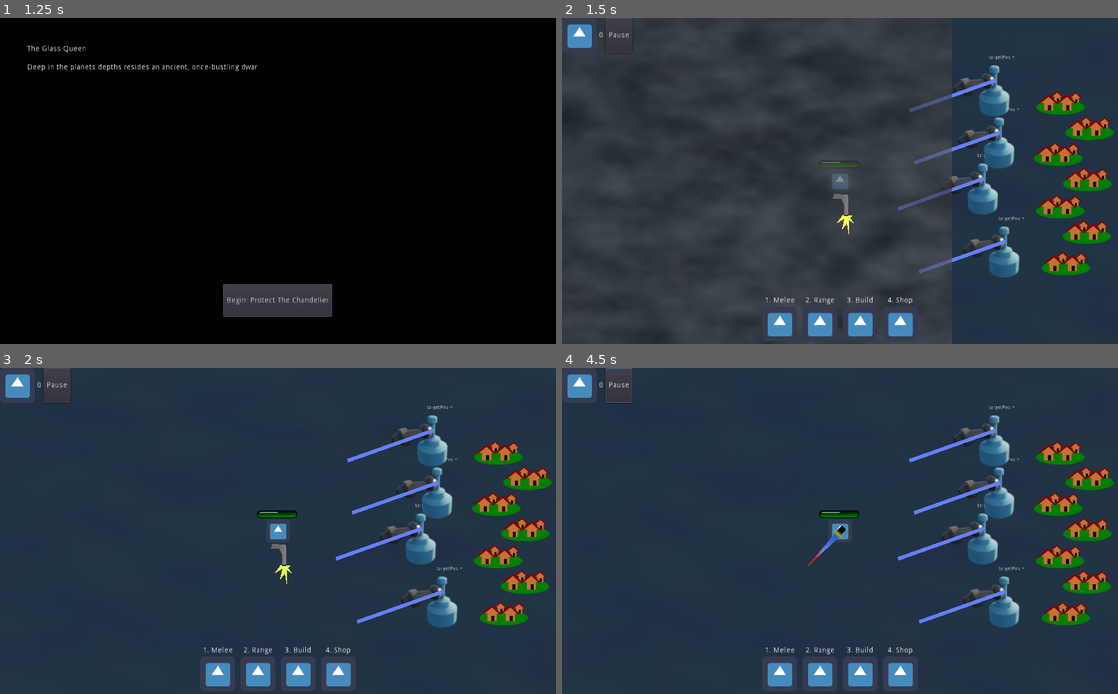
Above: before the commit, frames 1-4 (two rows, left to right).
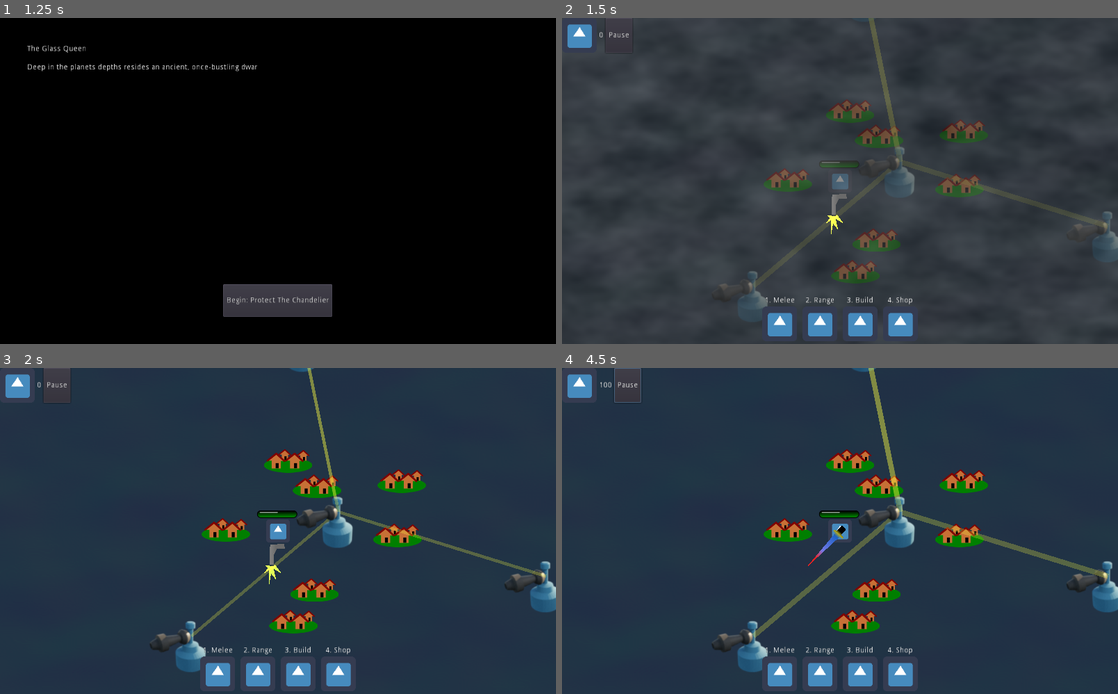
Above: after the commit, the same moments.

Repository: smclaughlan/GWJ52
Game: Godot game, scene res://Main.tscn
Same seed, same stepped clock (60 frames per second), same inputs: the game is played once before the commit and once after it. The engine's default icon, where the game draws it, is replaced by a stand-in: a white triangle on a blue panel in a dark square.
Inputs (mouse positions are in pixels of both pictures, inside the frame that each line leads up to):
- Up to frame 1 (1.25 s): click "Play" at 0.5 s
- Up to frame 2 (1.5 s): click "Begin: Protect The Chandelier" at 1.25 s
- Up to frame 3 (2 s): no input
- Up to frame 4 (4.5 s): click (778, 674) at 2.02 s; click "Pause" at 2.75 s; click (840, 540) at 3.5 s, where only the run after the commit has a clickable "Free Money!"; click "Resume" at 4.25 s

Frame 1 is identical in both runs. In frame 2, 13% of the frame differs, in the area x 10-100%, y 0-100%; in frame 3, 12%; in frame 4, 12%.

Commit message:
towers have wires
they don't do anything yet, but they're connected

Diff:
--- /dev/null
+++ b/GodotProject/Scenes/Battle/Battle.gd
@@ -0,0 +1,16 @@
+extends Node2D
+
+
+# Declare member variables here. Examples:
+# var a = 2
+# var b = "text"
+
+
+# Called when the node enters the scene tree for the first time.
+func _ready():
+	pass # Replace with function body.
+
+
+# Called every frame. 'delta' is the elapsed time since the previous frame.
+#func _process(delta):
+#	pass
--- a/GodotProject/Scenes/Battle/Battle.tscn
+++ b/GodotProject/Scenes/Battle/Battle.tscn
@@ -6,6 +6,7 @@
 [ext_resource path="res://Scenes/Region/Village.tscn" type="PackedScene" id=4]
 [ext_resource path="res://Scenes/Resources/Currency.tscn" type="PackedScene" id=5]
 [ext_resource path="res://Scenes/Battle/PickableObjectSpawner.tscn" type="PackedScene" id=6]
+[ext_resource path="res://Scenes/Battle/Battle.gd" type="Script" id=7]
 
 [sub_resource type="CanvasItemMaterial" id=3]
 
@@ -20,9 +21,9 @@
 noise = SubResource( 1 )
 
 [sub_resource type="NavigationPolygon" id=4]
-vertices = PoolVector2Array( 13, 12, 1011, 11, 1015, 591, 6, 592 )
+vertices = PoolVector2Array( -1394, -689, 2567, -697, 2561, 1592, -1397, 1601 )
 polygons = [ PoolIntArray( 0, 1, 2, 3 ) ]
-outlines = [ PoolVector2Array( 13, 12, 1011, 11, 1015, 591, 6, 592 ) ]
+outlines = [ PoolVector2Array( -1394, -689, 2567, -697, 2561, 1592, -1397, 1601 ) ]
 
 [sub_resource type="RectangleShape2D" id=5]
 extents = Vector2( 2042, 29 )
@@ -31,6 +32,7 @@
 extents = Vector2( 61, 1789 )
 
 [node name="Battle" type="Node2D"]
+script = ExtResource( 7 )
 
 [node name="FloorTexture" type="Sprite" parent="."]
 self_modulate = Color( 0.262745, 0.403922, 0.27451, 1 )
@@ -42,16 +44,16 @@
 centered = false
 
 [node name="Player" parent="." instance=ExtResource( 2 )]
-position = Vector2( 1751, 400 )
+position = Vector2( 744, 369 )
 
 [node name="CreepSpawner" parent="." instance=ExtResource( 3 )]
-position = Vector2( -43, 144 )
+position = Vector2( -847, -182 )
 
 [node name="CreepSpawner2" parent="." instance=ExtResource( 3 )]
-position = Vector2( -88, 659 )
+position = Vector2( -735, 1200 )
 
 [node name="CreepSpawner3" parent="." instance=ExtResource( 3 )]
-position = Vector2( -151, 395 )
+position = Vector2( 2130, 63 )
 
 [node name="NavigationPolygonInstance" type="NavigationPolygonInstance" parent="."]
 navpoly = SubResource( 4 )
@@ -59,7 +61,7 @@
 [node name="NavigationAgent2D" type="NavigationAgent2D" parent="NavigationPolygonInstance"]
 
 [node name="Village" parent="." instance=ExtResource( 4 )]
-position = Vector2( 2375, 628 )
+position = Vector2( 787, 619 )
 
 [node name="InvisibleWalls" type="Node2D" parent="."]
 
@@ -106,3 +108,5 @@
 [node name="PickableObjectSpawner" parent="." instance=ExtResource( 6 )]
 
 [node name="Currency" parent="." instance=ExtResource( 5 )]
+
+[node name="Towers" type="YSort" parent="."]
--- a/GodotProject/Scenes/Menus/PauseMenuPopupDialog.gd
+++ b/GodotProject/Scenes/Menus/PauseMenuPopupDialog.gd
@@ -22,3 +22,7 @@
 func _on_QuitButton_pressed():
 	Global.resume()
 	Global.stage_manager.return_to_main()
+
+
+func _on_FreeMoneyButton_pressed():
+	Global.currency_tracker.update_amount(100)
--- a/GodotProject/Scenes/Menus/PauseMenuPopupDialog.tscn
+++ b/GodotProject/Scenes/Menus/PauseMenuPopupDialog.tscn
@@ -47,7 +47,7 @@
 [node name="MarginContainer" type="MarginContainer" parent="MarginContainer/VBoxContainer"]
 margin_top = 38.0
 margin_right = 280.0
-margin_bottom = 150.0
+margin_bottom = 89.0
 size_flags_horizontal = 3
 size_flags_vertical = 3
 custom_constants/margin_right = 10
@@ -59,7 +59,7 @@
 margin_left = 10.0
 margin_top = 10.0
 margin_right = 270.0
-margin_bottom = 102.0
+margin_bottom = 41.0
 
 [node name="Audio" type="HBoxContainer" parent="MarginContainer/VBoxContainer/MarginContainer/Settings"]
 margin_right = 260.0
@@ -82,6 +82,20 @@
 step = 0.1
 value = 0.5
 
+[node name="SecretDebugOptions" type="VBoxContainer" parent="MarginContainer/VBoxContainer"]
+margin_left = 65.0
+margin_top = 99.0
+margin_right = 215.0
+margin_bottom = 150.0
+rect_min_size = Vector2( 150, 0 )
+size_flags_horizontal = 6
+size_flags_vertical = 3
+
+[node name="FreeMoneyButton" type="Button" parent="MarginContainer/VBoxContainer/SecretDebugOptions"]
+margin_right = 150.0
+margin_bottom = 20.0
+text = "Free Money!"
+
 [node name="HBoxContainer" type="HBoxContainer" parent="MarginContainer/VBoxContainer"]
 margin_top = 160.0
 margin_right = 280.0
@@ -102,5 +116,6 @@
 text = "Quit Game"
 
 [connection signal="value_changed" from="MarginContainer/VBoxContainer/MarginContainer/Settings/Audio/VolumeSlider" to="." method="_on_VolumeSlider_value_changed"]
+[connection signal="pressed" from="MarginContainer/VBoxContainer/SecretDebugOptions/FreeMoneyButton" to="." method="_on_FreeMoneyButton_pressed"]
 [connection signal="pressed" from="MarginContainer/VBoxContainer/HBoxContainer/ResumeButton" to="." method="_on_ResumeButton_pressed"]
 [connection signal="pressed" from="MarginContainer/VBoxContainer/HBoxContainer/QuitButton" to="." method="_on_QuitButton_pressed"]
--- a/GodotProject/Scenes/Objects/Tools/ConstructionWrench.gd
+++ b/GodotProject/Scenes/Objects/Tools/ConstructionWrench.gd
@@ -19,6 +19,8 @@
 signal tower_built
 
 func _ready():
+	var delay_let_ancestors_initialize_first = get_tree().create_timer(0.1)
+	yield(delay_let_ancestors_initialize_first, "timeout")
 	connect("tower_built", Global.currency_tracker, "update_amount")
 
 
--- /dev/null
+++ b/GodotProject/Scenes/Objects/Towers/LightWire.gd
@@ -0,0 +1,17 @@
+extends Line2D
+
+
+export var default_width : float = 10.0
+export var frequency : float = 5.0
+var elapsed_time : float = 0.0
+
+# Called when the node enters the scene tree for the first time.
+func _ready():
+	pass # Replace with function body.
+
+
+# Called every frame. 'delta' is the elapsed time since the previous frame.
+func _process(delta):
+	elapsed_time += delta
+
+	set_width(default_width + (sin(elapsed_time * frequency)*(default_width/2.0)))
--- /dev/null
+++ b/GodotProject/Scenes/Objects/Towers/LightWire.tscn
@@ -0,0 +1,9 @@
+[gd_scene load_steps=2 format=2]
+
+[ext_resource path="res://Scenes/Objects/Towers/LightWire.gd" type="Script" id=1]
+
+[node name="LightWire" type="Line2D"]
+default_color = Color( 1, 0.960784, 0.4, 1 )
+script = ExtResource( 1 )
+
+[node name="PulseTimer" type="Timer" parent="."]
--- a/GodotProject/Scenes/Objects/Towers/TowerBase.gd
+++ b/GodotProject/Scenes/Objects/Towers/TowerBase.gd
@@ -14,7 +14,10 @@
 func init(turret_type):
 	var new_turret = tower_turret_scene.instance()
 	new_turret.global_position = global_position
-	Global.current_map.add_child(new_turret)
+	if Global.current_map.has_node("Towers"):
+		Global.current_map.get_node("Towers").add_child(new_turret)
+	else:
+		Global.current_map.add_child(new_turret)
 	var default_turret_range = 30
 	new_turret.init(turret_type, default_turret_range)
 
--- a/GodotProject/Scenes/Objects/Towers/TowerBase.tscn
+++ b/GodotProject/Scenes/Objects/Towers/TowerBase.tscn
@@ -16,4 +16,6 @@
 polygon = PoolVector2Array( -67, 45, -44, 28, -12, 24, 21, 26, 45, 31, 66, 38, 70, 47, 71, 59, 64, 68, 36, 76, 12, 76, -14, 75, -37, 76, -62, 72, -70, 56, -68, 47 )
 
 [node name="CollisionPolygon2D" type="CollisionPolygon2D" parent="."]
-polygon = PoolVector2Array( -70, -70, 71, -70, 73, 72, -70, 71 )
+position = Vector2( -1, 38 )
+rotation = 1.57079
+polygon = PoolVector2Array( 5.00001, -4.99999, 18.0001, -35, 46.0001, -35.9999, 58, 17.0001, 38.9999, 62.0001, 11.9999, 60 )
--- a/GodotProject/Scenes/Objects/Towers/TowerTurret.gd
+++ b/GodotProject/Scenes/Objects/Towers/TowerTurret.gd
@@ -21,7 +21,10 @@
 	var distance = global_position.distance_to(target.global_position)
 
 	if distance < 600.0: # hax, to prevent them looking at the origin of the universe sometimes
-		point_toward(target.global_position + target.velocity * (distance/projectile_speed) / delta)
+		if target.get("velocity"): # verify that they have the velocity property
+			point_toward(target.global_position + target.velocity * (distance/projectile_speed) / delta)
+		else:
+			point_toward(target.global_position)
 
 func point_toward(targetPos):
 	$DebugInfo.text = str(targetPos)
@@ -66,15 +69,15 @@
 func find_target_in_collider():
 	var enemies = collision_area.get_overlapping_bodies()
 	var closest_enemy = null
-	var closest_enemy_dist = 100000
+	var closest_enemy_dist_sq = 100000000000
 	for enemy in enemies:
-		var curr_dist = global_position.distance_to(enemy.global_position)
+		var curr_dist_sq = global_position.distance_squared_to(enemy.global_position)
 		if closest_enemy == null:
 			closest_enemy = enemy
-			closest_enemy_dist = curr_dist
-		if curr_dist < closest_enemy_dist:
+			closest_enemy_dist_sq = curr_dist_sq
+		if curr_dist_sq < closest_enemy_dist_sq:
 			closest_enemy = enemy
-			closest_enemy_dist = curr_dist
+			closest_enemy_dist_sq = curr_dist_sq
 	if closest_enemy and is_instance_valid(closest_enemy):
 		target = closest_enemy
 		shoot_timer.start(turret_fire_rate)
--- a/GodotProject/Scenes/Objects/Towers/TowerTurret.tscn
+++ b/GodotProject/Scenes/Objects/Towers/TowerTurret.tscn
@@ -40,9 +40,11 @@
 position = Vector2( 134.624, 20.6741 )
 
 [node name="Line2D" type="Line2D" parent="InvisibleTurret"]
+visible = false
 points = PoolVector2Array( 0.180854, -0.82649, 249.522, 38.2753 )
 
 [node name="DebugInfo" type="Label" parent="."]
+visible = false
 margin_left = -16.0
 margin_top = -70.0
 margin_right = 24.0
@@ -50,6 +52,7 @@
 text = "targetPos = "
 
 [node name="TowerWireSockets" parent="." instance=ExtResource( 4 )]
+position = Vector2( 1, 0 )
 
 [connection signal="body_entered" from="Area2D" to="." method="_on_Area2D_body_entered"]
 [connection signal="body_exited" from="Area2D" to="." method="_on_Area2D_body_exited"]
--- a/GodotProject/Scenes/Objects/Towers/TowerWireSockets.gd
+++ b/GodotProject/Scenes/Objects/Towers/TowerWireSockets.gd
@@ -15,7 +15,7 @@
 
 extends Node2D
 
-var max_range = 100.0
+var max_range = 1000.0
 var source : Node2D = null
 var connected_to_source = false
 
@@ -24,7 +24,8 @@
 
 # Called when the node enters the scene tree for the first time.
 func _ready():
-	pass # Replace with function body.
+	connect_closest_tower()
+
 
 func init(sourceNode : Node2D):
 	source = sourceNode
@@ -43,17 +44,37 @@
 	return false
 
 
-func connect_to():
-	pass
 
-func connect_from():
-	pass
 
 func get_nearby_towers():
-	for tower in get_tree().get_nodes_in_group("towers"):
+	for tower in get_tree().get_nodes_in_group("tower_sockets"):
 		if tower.position.distance_squared_to(self.position) < max_range * max_range:
 			print("Tower found")
 			if tower.position.x > self.position.x:
 				connections_out.append(tower)
 			else:
 				connections_in.append(tower)
+
+func get_nearest_tower():
+	var towers = get_tree().get_nodes_in_group("tower_sockets")
+	return get_closest_object(towers, self.global_position)
+
+
+func get_closest_object(group : Array, reference_point : Vector2):
+	var closest_object = null
+	for obj in group:
+		if obj != self:
+			if closest_object == null or obj.global_position.distance_squared_to(reference_point) < closest_object.global_position.distance_squared_to(reference_point):
+				closest_object = obj
+	return closest_object
+
+
+func connect_closest_tower():
+	var tower = get_nearest_tower()
+	if tower != null and is_instance_valid(tower) and tower != self:
+		connections_in.append(tower)
+		tower.connections_out.append(self)
+		var line = $In/LightWire
+		line.add_point(self.position)
+		line.add_point(tower.get_global_position() - self.global_position)
+		line.set_default_color(Color(1, 1, 0.25, 0.25))
--- a/GodotProject/Scenes/Objects/Towers/TowerWireSockets.tscn
+++ b/GodotProject/Scenes/Objects/Towers/TowerWireSockets.tscn
@@ -1,10 +1,15 @@
-[gd_scene load_steps=2 format=2]
+[gd_scene load_steps=3 format=2]
 
 [ext_resource path="res://Scenes/Objects/Towers/TowerWireSockets.gd" type="Script" id=1]
+[ext_resource path="res://Scenes/Objects/Towers/LightWire.tscn" type="PackedScene" id=2]
 
-[node name="TowerWireSockets" type="Node2D"]
+[node name="TowerWireSockets" type="Node2D" groups=["tower_sockets"]]
 script = ExtResource( 1 )
 
 [node name="In" type="Node2D" parent="."]
 
+[node name="LightWire" parent="In" instance=ExtResource( 2 )]
+
 [node name="Out" type="Node2D" parent="."]
+
+[node name="Light2D" type="Light2D" parent="."]
--- a/GodotProject/Scenes/Region/Village.tscn
+++ b/GodotProject/Scenes/Region/Village.tscn
@@ -16,15 +16,15 @@
 texture = ExtResource( 1 )
 
 [node name="Sprite3" type="Sprite" parent="."]
-position = Vector2( -16, -157 )
+position = Vector2( 287, -238 )
 texture = ExtResource( 1 )
 
 [node name="Sprite4" type="Sprite" parent="."]
-position = Vector2( 59, -232 )
+position = Vector2( 299, -388 )
 texture = ExtResource( 1 )
 
 [node name="Sprite5" type="Sprite" parent="."]
-position = Vector2( -21, -302 )
+position = Vector2( -187, -253 )
 texture = ExtResource( 1 )
 
 [node name="Sprite6" type="Sprite" parent="."]
@@ -36,13 +36,13 @@
 texture = ExtResource( 1 )
 
 [node name="TowerTurret" parent="." instance=ExtResource( 3 )]
-position = Vector2( -170, -61 )
+position = Vector2( -284, 40 )
 
 [node name="TowerTurret2" parent="." instance=ExtResource( 3 )]
-position = Vector2( -229, -235 )
+position = Vector2( 696, -125 )
 
 [node name="TowerTurret3" parent="." instance=ExtResource( 3 )]
-position = Vector2( -184, -362 )
+position = Vector2( 23, -789 )
 
 [node name="TowerTurret4" parent="." instance=ExtResource( 3 )]
-position = Vector2( -197, -506 )
+position = Vector2( 122, -303 )
Not shown: 1 places in GodotProject/Scenes/Battle/Battle.tscn that only renumber resources
